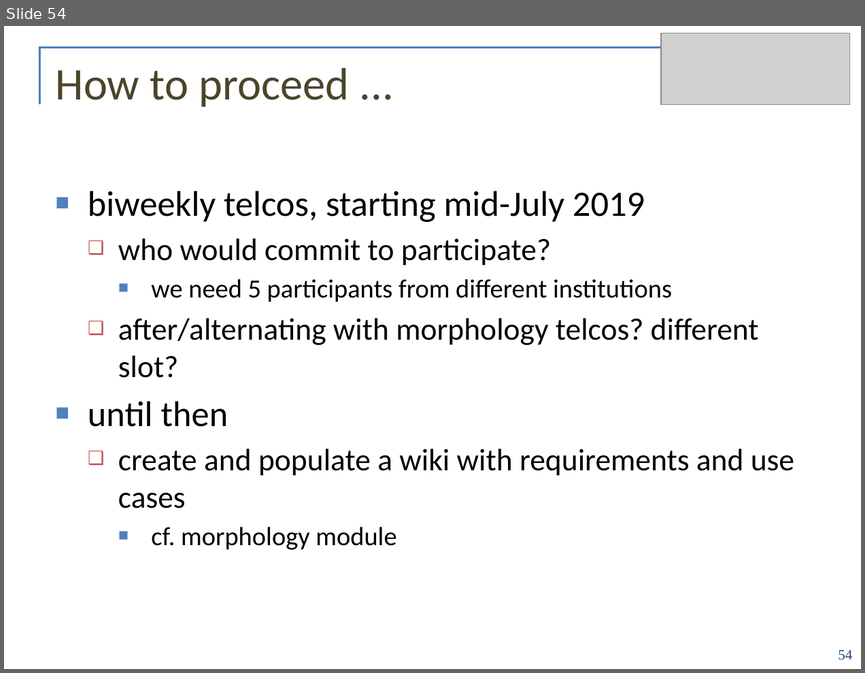
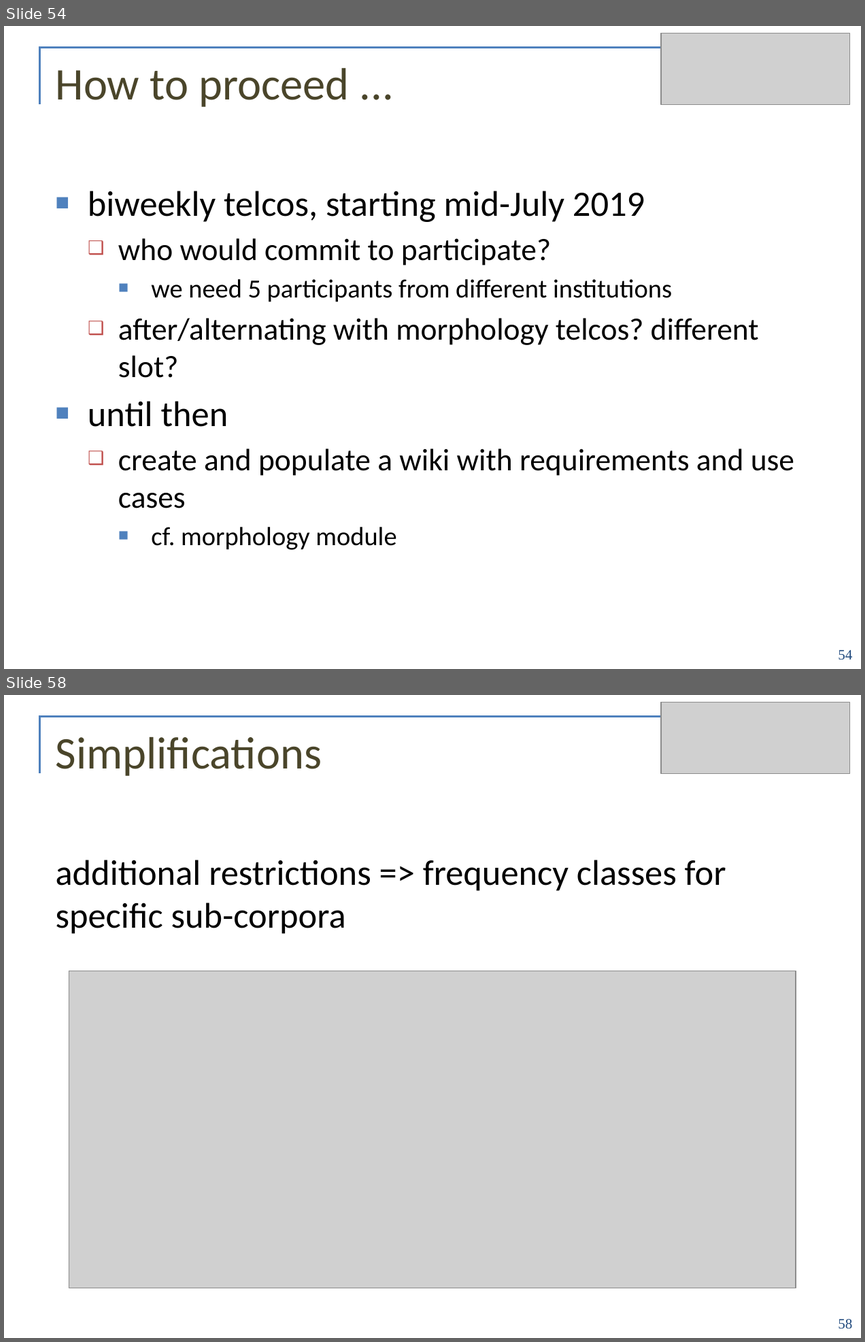
Before and after one commit to ontolex/frequency-attestation-corpus-information, a slide deck: doc/ontolex-f2f-leipzig-may2019.pptx. Shown one above the other, each under a label of ours: slide 54 before the commit, slides 54 and 58 after it; the slides between them are not shown. The pictures are 865x673 and 865x1342 pixels, drawn with LibreOffice and Linux fonts; fonts in the diff are those of the drawing; grey boxes stand for pictures; background and template pictures are left out. Boxes give left, top, right and bottom in pixels: in the first picture for what was removed or moved away, otherwise in the second. Text is boxed around its words. In the diff, an @@ line names an element or a change of style, - is before the commit and + after.

```diff
--- a/doc/ontolex-f2f-leipzig-may2019.pptx
+++ b/doc/ontolex-f2f-leipzig-may2019.pptx
@@ slide 58 added at bbox=[4, 695, 861, 1338], background #FFFFFF; not listed: 2 template elements that a slide beside it also shows @@
@@ picture added at bbox=[661, 702, 851, 773] @@
@@ ellipse added at bbox=[673, 706, 850, 722], fill #FFFFFF @@
@@ title added at bbox=[56, 736, 322, 776], 38 pt, text #4A452A @@
+Simplifications
@@ text added at bbox=[56, 860, 726, 934], 30 pt, text #000000 @@
+additional restrictions => frequency classes for specific sub-corpora
@@ picture added at bbox=[69, 971, 796, 1288] @@
@@ page number added at bbox=[838, 1319, 852, 1328], 12 pt, text #1F497D @@
+58
```
Also in this commit, not shown: 4 other slides added.
